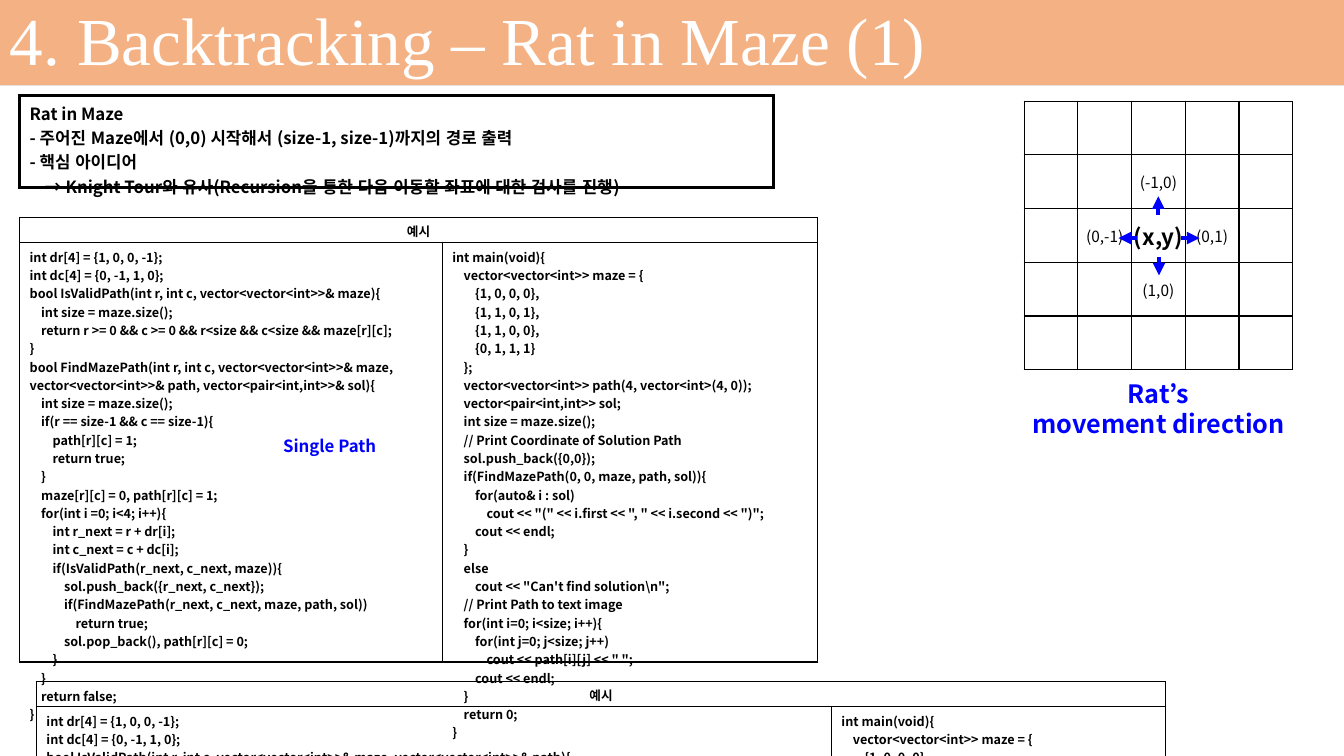
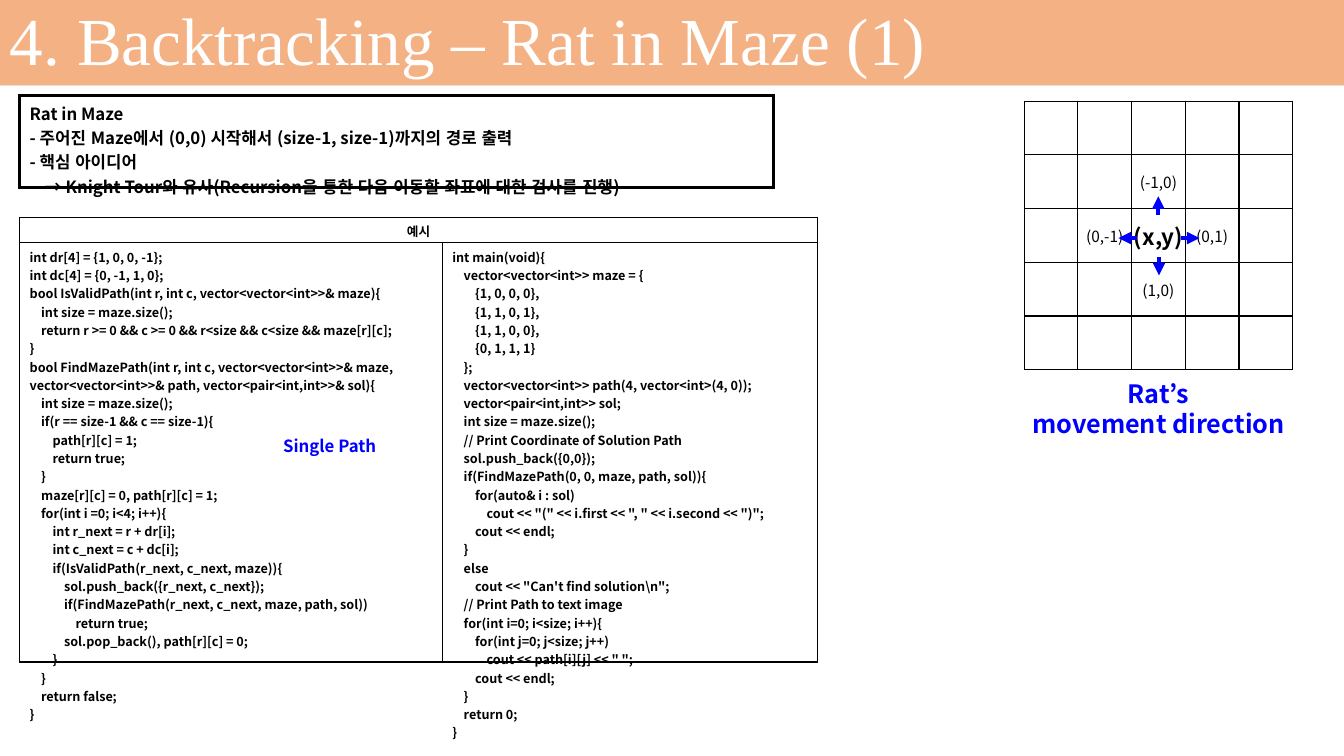
Before and after one commit to seonghokim/Study, a slide deck: slide 57 of Study Material/Algorithm in c++.pptx (slide 54 before the commit). Drawn at 1344x756 pixels with LibreOffice and Linux fonts; fonts in the diff are those of the drawing; background and template pictures are left out. Boxes give left, top, right and bottom in pixels: in the first picture for what was removed or moved away, otherwise in the second. Text is boxed around its words. In the diff, an @@ line names an element or a change of style, - is before the commit and + after.

```diff
--- a/Study Material/Algorithm in c++.pptx
+++ b/Study Material/Algorithm in c++.pptx
@@ table removed at (36, 682, 1167, 756), 2 rows, 2 columns @@
-예시 | 
-int dr[4] = {1, 0, 0, -1}; / int dc[4] = {0, -1, 1, 0}; / bool IsValidPath(int r, int c, vector<vector<int>>& maze, vector<vector<int>>& path){ / int size = maze.size(); / return r >= 0 && c >= 0 && r<size && c<size && maze[r][c] && path[r][c]!=1; / } / bool FindMazePath(int r, int c, vector<vector<int>>& maze, vector<vector<int>>& path, vector<vector<vector<int>>>& all){ / int size = maze.size(); / if(r == size-1 && c == size-1){ / all.push_back(path); / return true; / } / bool res = false; / path[r][c] = 1; / for(int i =0; i<4; i++){ / int r_next = r + dr[i]; / int c_next = c + dc[i]; / if(IsValidPath(r_next, c_next, maze, path)){ / path[r_next][c_next] = 1; / res = FindMazePath(r_next, c_next, maze, path, all) || res; / path[r_next][c_next] = 0; / } / } / return res; / } | int main(void){ / vector<vector<int>> maze = { / {1, 0, 0, 0}, / {1, 1, 0, 1}, / {1, 1, 0, 0}, / {0, 1, 1, 1} / }; / vector<vector<vector<int>>> res; / vector<vector<int>> path(4, vector<int>(4, 0)); / int size = maze.size(); / // Print Coordinate of Solution Path / if(FindMazePath(0, 0, maze, path, res)){ / int size_res = res.size(); / for(int k=0; k<size_res; k++){ / for(int i=0; i<size; i++){ / for(int j=0; j<size; j++) / cout << res[k][i][j] << " "; / cout << endl; / } / cout << endl; / } / } / return 0; / }
```
Also in this commit, not shown: 1 other slide changed, 6 slides added, 1 slide removed, 4 other files.
